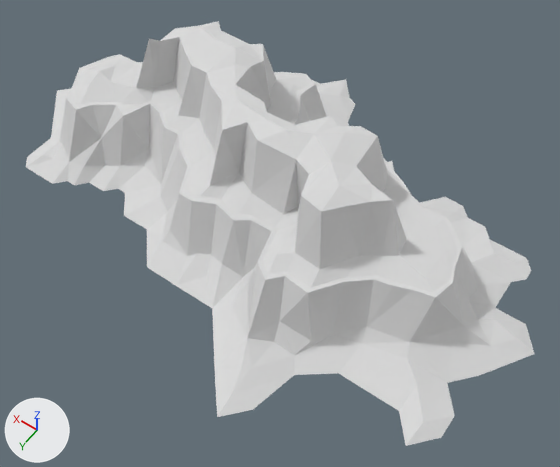
Two versions of the glTF model public/models/mountains.glb, one commit apart.
Rendered twice from a 50 mm lens placed at (-47.9, 60.2, 92.0), pointed at (-7.8, 4.0, 3.8). Arrows for +X, +Y and +Z are at lower left; the lights stay in place. Where no turn or scale is listed for an object, it has been applied to the vertices.

Objects in the first picture: 'mountains'.
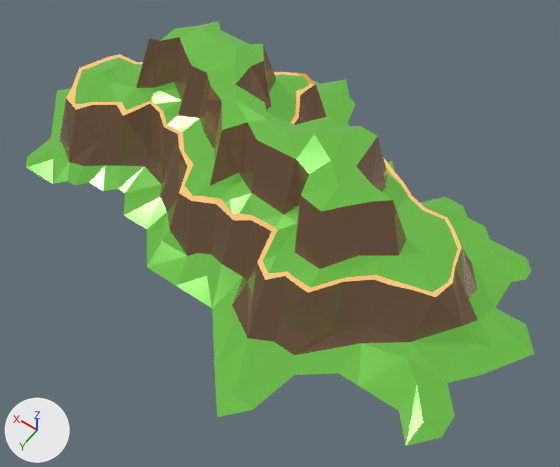
Changed parts and their boxes (x1, y1, x2, y2) in the pictures (560 x 467 px):
'mountains', recoloured: (26, 21, 534, 446) in both

What changed in the scene script:
```text
Add img_base:
    img_base = load_image('base', '_unpacked/base', 1024, 1024, 'sRGB')
Add mat_lowpoly_colors_001:
    mat_lowpoly_colors_001 = bpy.data.materials.new('LOWPOLY-COLORS.001')
    # uses the picture img_base
Change me_mountains:
    where me_mountains.from_pydata(...)  # 437 vertices, 795 faces; spans x -45.7..44.3, y -33.5..30.3, z 0.0..21.2
    remove me_mountains.materials.append(mat_lowpoly_colors)  # white #e7e7e7
    add me_mountains.materials.append(mat_lowpoly_colors_001)
```
